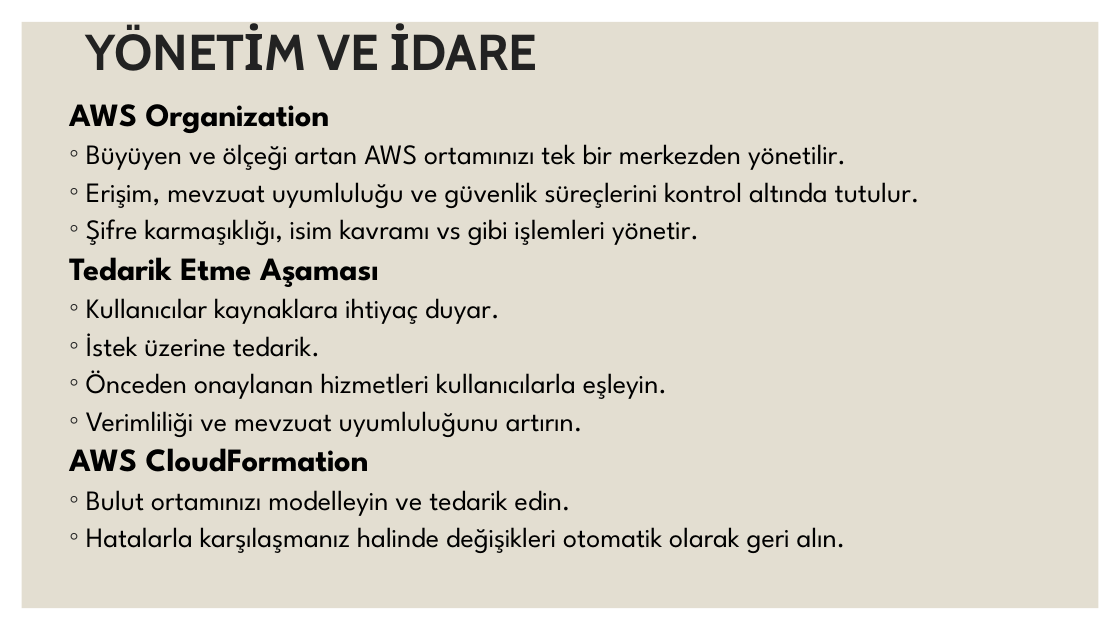
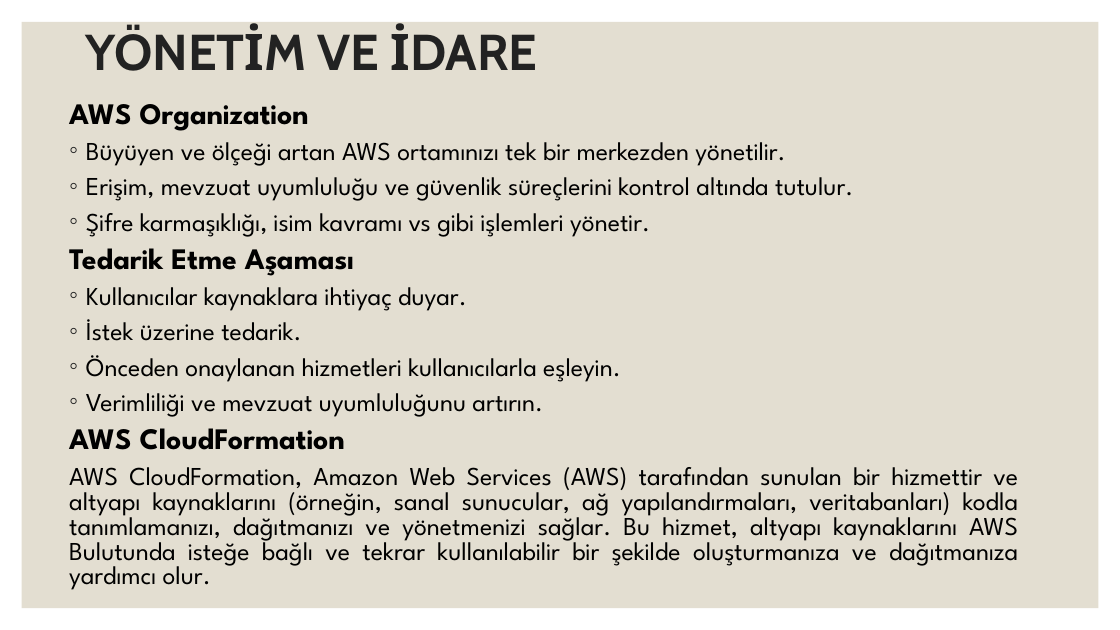
Before and after one commit to bugraklcc/AWS101, a slide deck: slide 45 of AMAZON WEB SERVİSLERİ.pptx. Drawn at 1120x630 pixels with LibreOffice and Linux fonts; fonts in the diff are those of the drawing. Boxes give left, top, right and bottom in pixels: in the first picture for what was removed or moved away, otherwise in the second. Text is boxed around its words. In the diff, an @@ line names an element or a change of style, - is before the commit and + after.

```diff
--- a/AMAZON WEB SERVİSLERİ.pptx
+++ b/AMAZON WEB SERVİSLERİ.pptx
@@ text at box(69, 104, 853, 450): size 27.8 to 25.5 pt in "AWS Organization", "Tedarik Etme Aşaması", "AWS CloudFormation"; size 24.1 to 22.1 pt in "Büyüyen ve ölçeği artan AWS ortamınızı tek ...", "Erişim, mevzuat uyumluluğu ve güvenlik süreçlerini kontrol ...", "Şifre karmaşıklığı, isim kavramı vs gibi işlemleri ...", "Kullanıcılar kaynaklara ihtiyaç duyar." and 3 more places @@
@@ text at box(69, 467, 1019, 590): text changed; size 24.1 to 22.1 pt @@
-◦ Bulut ortamınızı modelleyin ve tedarik edin.
-◦ Hatalarla karşılaşmanız halinde değişikleri otomatik olarak geri alın.
+AWS CloudFormation, Amazon Web Services (AWS) tarafından sunulan bir hizmettir ve altyapı kaynaklarını (örneğin, sanal sunucular, ağ yapılandırmaları, veritabanları) kodla tanımlamanızı, dağıtmanızı ve yönetmenizi sağlar. Bu hizmet, altyapı kaynaklarını AWS Bulutunda isteğe bağlı ve tekrar kullanılabilir bir şekilde oluşturmanıza ve dağıtmanıza yardımcı olur.
```
Also in this commit, not shown: 3 other slides changed, 1 slide added.
